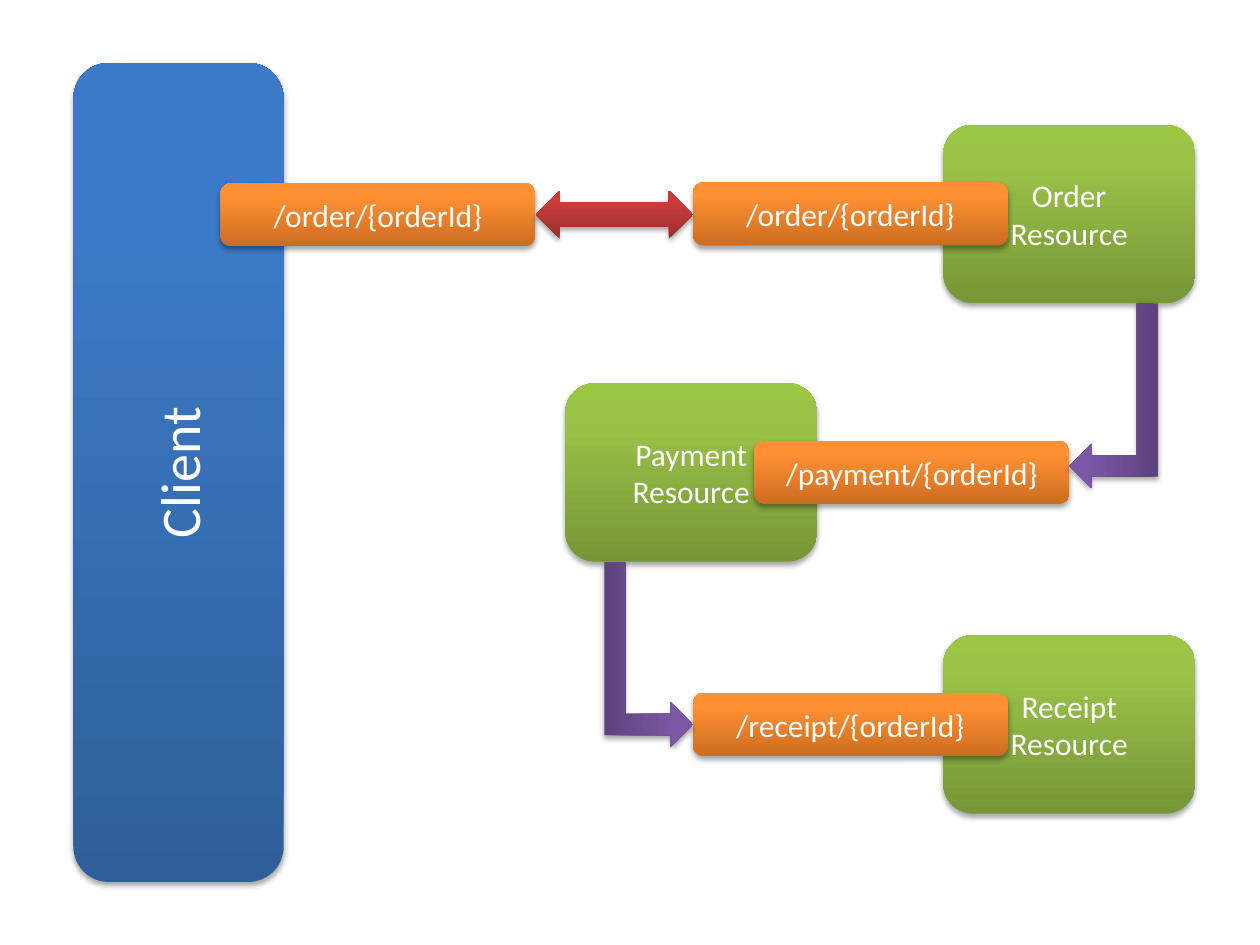
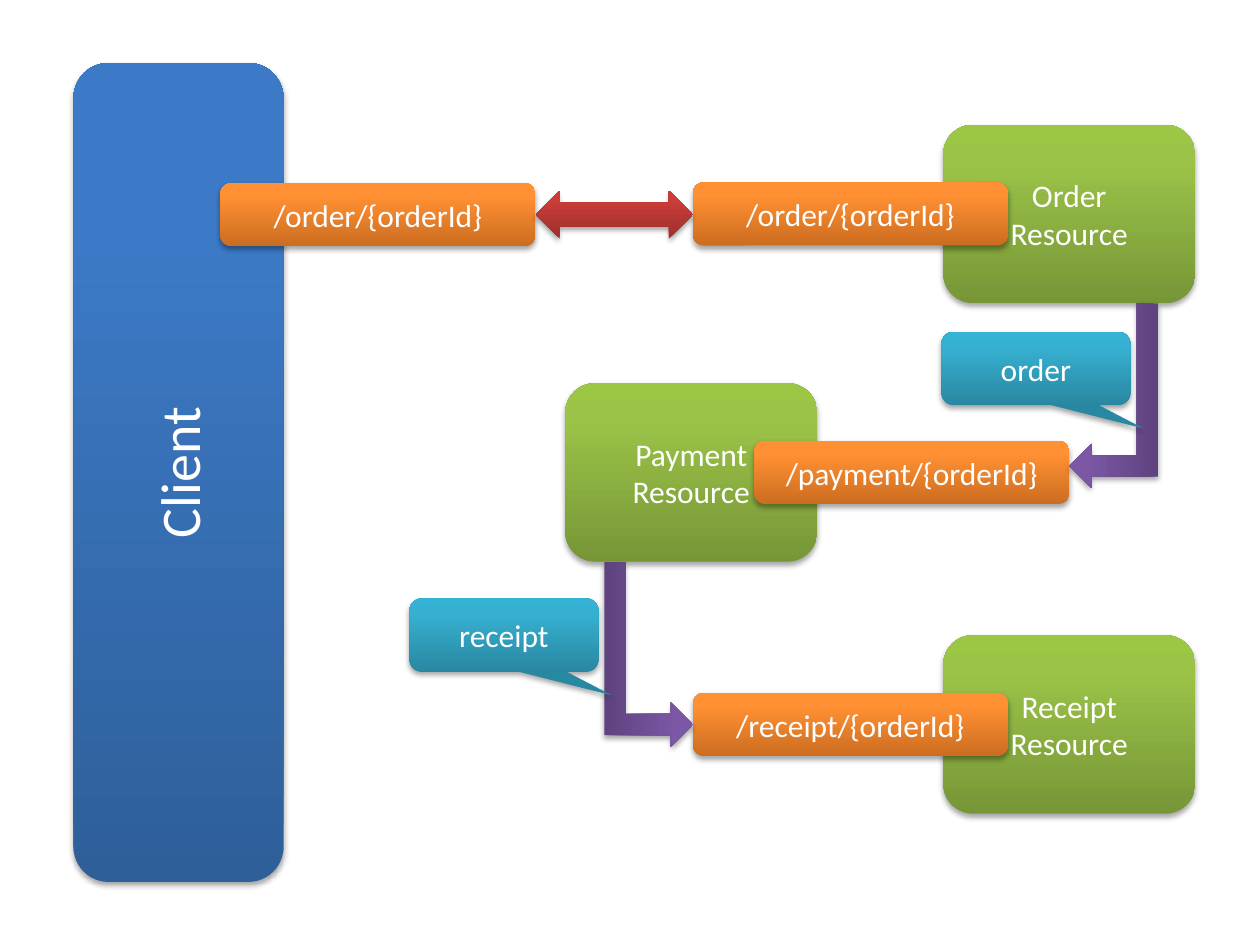
Before and after one commit to SzymonPobiega/restbucks-wcf, a slide deck: slide 12 of src/Restbucks.Site/Downloads/REST.pptx. Drawn at 1260x945 pixels with LibreOffice and Linux fonts; fonts in the diff are those of the drawing. Boxes give left, top, right and bottom in pixels: in the first picture for what was removed or moved away, otherwise in the second. Text is boxed around its words. In the diff, an @@ line names an element or a change of style, - is before the commit and + after.

Commit message:
Added some new slides

```diff
--- a/src/Restbucks.Site/Downloads/REST.pptx
+++ b/src/Restbucks.Site/Downloads/REST.pptx
@@ rounded speech box added at (x1=941, y1=331, x2=1130, y2=404), fill gradient #2A88A2 to #37B1D2 to #34B4D6, 18 pt, text #FFFFFF @@
+order
@@ rounded speech box added at (x1=410, y1=598, x2=598, y2=672), fill gradient #2A88A2 to #37B1D2 to #34B4D6, 18 pt, text #FFFFFF @@
+receipt
```
Also in this commit, not shown: 2 slides added, 2 other files.
